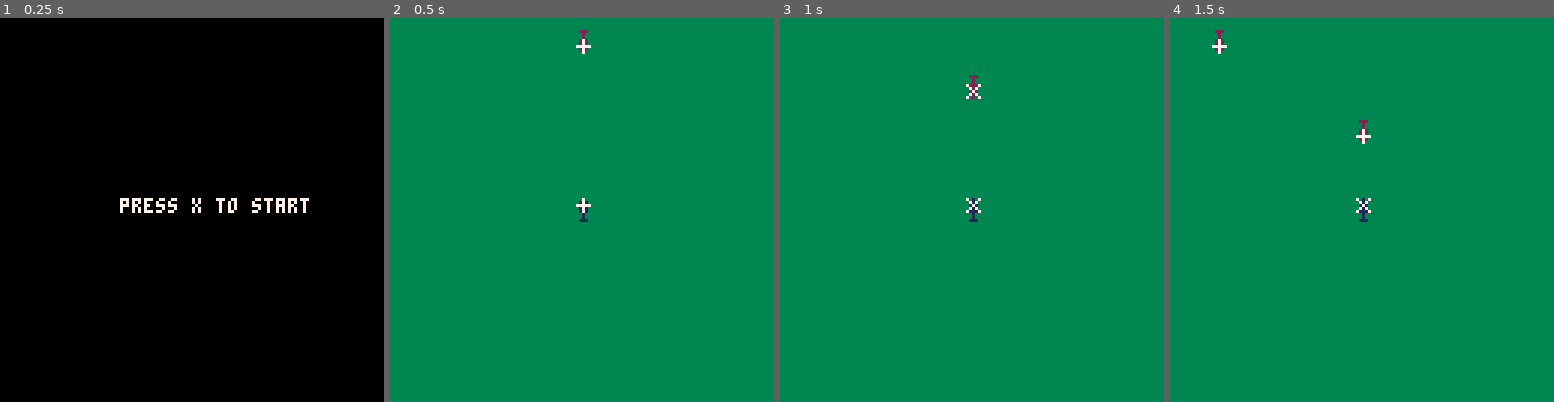
Above: before the commit, frames 1-4 (left to right).
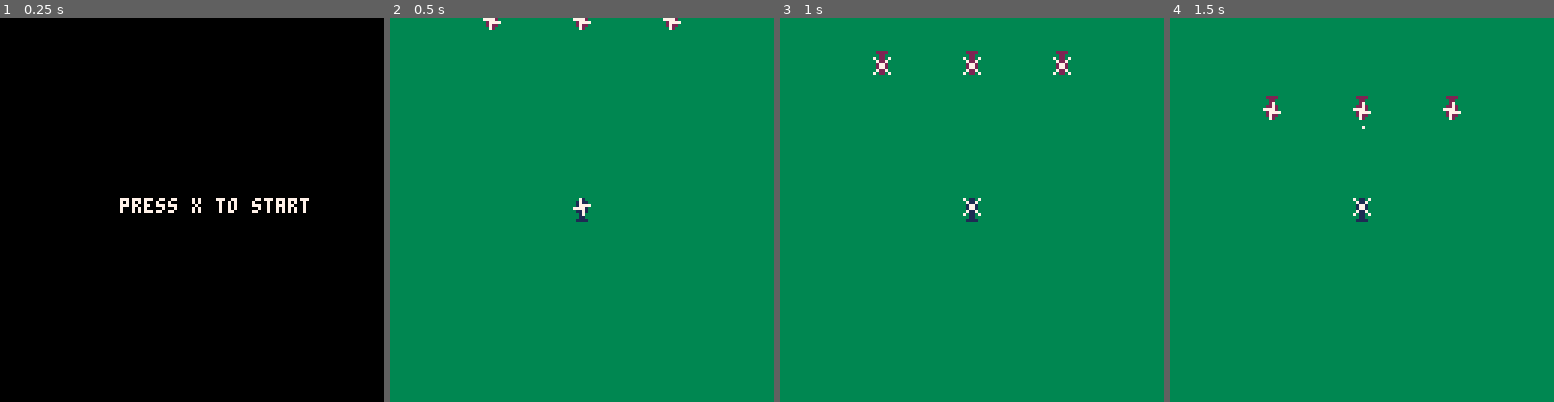
Above: after the commit, the same moments.

Repository: zothynine/heli
Game: PICO-8 cartridge heli.p8
The game is run twice, just before and just after one commit, with the same random seed, the same clock (stepped at 60 frames per second) and the same inputs.
Inputs:
- Up to frame 1 (0.25 s): no input
- Up to frame 2 (0.5 s): tap X (X key) at 0.33 s
- Up to frame 3 (1 s): no input
- Up to frame 4 (1.5 s): tap X (X key) at 1.07 s

Frame 1 is identical in both runs. In frame 2, 0.5% of the frame differs, in the area x 24-76%, y 0-54%; in frame 3, 0.8%; in frame 4, 0.9%, in the area x 10-76%, y 3-54%.

Commit message:
Shooting and stuff

Diff:
--- a/heli.p8
+++ b/heli.p8
@@ -40,10 +40,44 @@
  		heli.snum = 0
  	end
 	end
+
+	for shot in all(heli.shots) do
+		shot.y-=2
+	end
+
+	for shot in all(heli.shots) do
+		if (shot.y < 0) del(heli.shots,shot)
+	end
+
+	for shot in all(heli.shots) do
+		for enemy in all(enemies) do
+
+			if enemy.y+8 >= shot.y
+					and enemy.y <= shot.y
+					and enemy.x <= shot.x
+					and enemy.x+8 >= shot.x then
+				del(enemies,enemy)
+			end
+
+		end
+	end
+
+	if btnp(5) then
+		add(heli.shots, {x=heli.x+4,y=heli.y})
+	end
 end
 
 function draw_heli()
 	spr(heli.snum,heli.x,heli.y,1,1)
+
+	if not heli.snd then
+		sfx(1)
+		heli.snd=true
+	end
+
+	for shot in all(heli.shots) do
+		rectfill(shot.x,shot.y,shot.x,shot.y,7)
+	end
 end
 
 function update_enemies()
@@ -60,14 +94,19 @@
 					and enemy.x <= heli.x+8
 					and enemy.x+8 >= heli.x then
 			enemy.coll=true
+			sfx(0,1)
 		end
+
+ 	for enemy in all(enemies) do
+ 		if (enemy.y+8 > 127) del(enemies,enemy)
+ 	end
+
 	end
 end
 
 function draw_ememies()
 	for enemy in all(enemies) do
 		spr(enemy.snum,enemy.x,enemy.y,1,1,false,true)
-		if (enemy.coll) print("crash",5,5,8)
 	end
 end
 
@@ -108,27 +147,31 @@
 	heli = {
 		snum = 0,
 		x = 60,
-		y = 60
+		y = 60,
+		snd=false,
+		shots = {
+			--{x=60,y=60}
+		}
 	}
 
 	enemies = {
-		{snum=0,x=60,y=0,coll=false},
-		{snum=0,x=90,y=-100,coll=false},
-		{snum=0,x=12,y=-30,coll=false}
+		{snum=0,x=30,y=-8,coll=false},
+		{snum=0,x=60,y=-8,coll=false},
+		{snum=0,x=90,y=-8,coll=false}
 	}
 
 	_update = update_start
 	_draw = draw_start
 end
 __gfx__
-00007000007010700000000000000000000000000000000000000000000000000000000000000000000000000000000000000000000000000000000000000000
-00017100000717000000000000000000000000000000000000000000000000000000000000000000000000000000000000000000000000000000000000000000
-00777770000171000000000000000000000000000000000000000000000000000000000000000000000000000000000000000000000000000000000000000000
-00017100000717000000000000000000000000000000000000000000000000000000000000000000000000000000000000000000000000000000000000000000
-00017100007111700000000000000000000000000000000000000000000000000000000000000000000000000000000000000000000000000000000000000000
-00001000000010000000000000000000000000000000000000000000000000000000000000000000000000000000000000000000000000000000000000000000
-00001000000010000000000000000000000000000000000000000000000000000000000000000000000000000000000000000000000000000000000000000000
-00011100000111000000000000000000000000000000000000000000000000000000000000000000000000000000000000000000000000000000000000000000
+00071000070110700000000000000000000000000000000000000000000000000000000000000000000000000000000000000000000000000000000000000000
+00171100007117000000000000000000000000000000000000000000000000000000000000000000000000000000000000000000000000000000000000000000
+00177770001771000000000000000000000000000000000000000000000000000000000000000000000000000000000000000000000000000000000000000000
+07777100001771000000000000000000000000000000000000000000000000000000000000000000000000000000000000000000000000000000000000000000
+00117100007117000000000000000000000000000000000000000000000000000000000000000000000000000000000000000000000000000000000000000000
+00017000070110700000000000000000000000000000000000000000000000000000000000000000000000000000000000000000000000000000000000000000
+00011000000110000000000000000000000000000000000000000000000000000000000000000000000000000000000000000000000000000000000000000000
+00111100001111000000000000000000000000000000000000000000000000000000000000000000000000000000000000000000000000000000000000000000
 __map__
 0505050505050505050505050505050505050505050505050505050505050505050505000000000000000000000000000000000000000505050505050505050500000000000000000000000000000000000000000000000000000000000000000000000000000000000000000000000000000000000000000000000000000000
 0505050505050505050505050505050505000000000000000000000000000000000005050505050505050505050505050505050505050500000000000000000000000000000000000000000000000000000000000000000000000000000000000000000000000000000000000000000000000000000000000000000000000000
Not shown, changed: the sound effects (__sfx__) section of heli.p8
